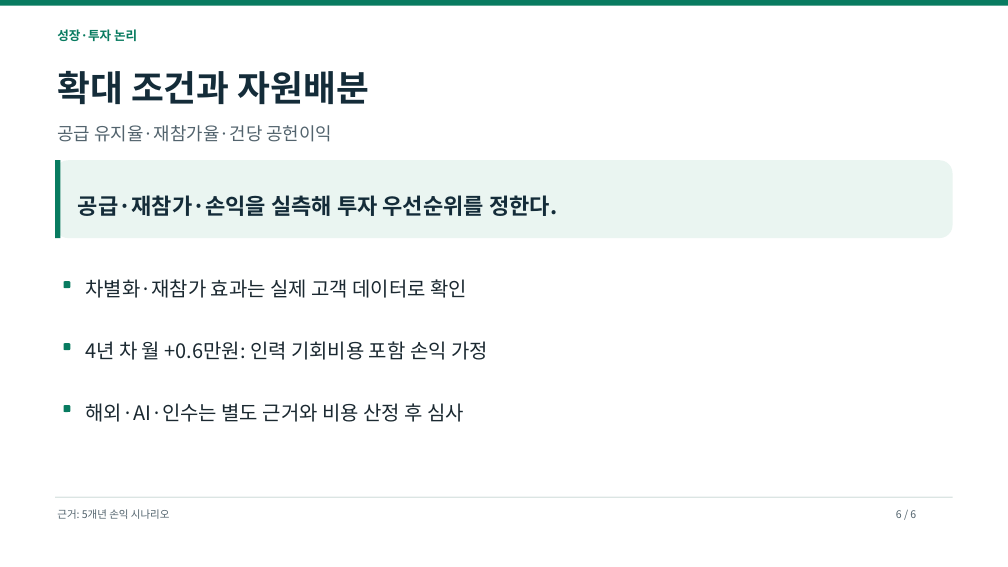
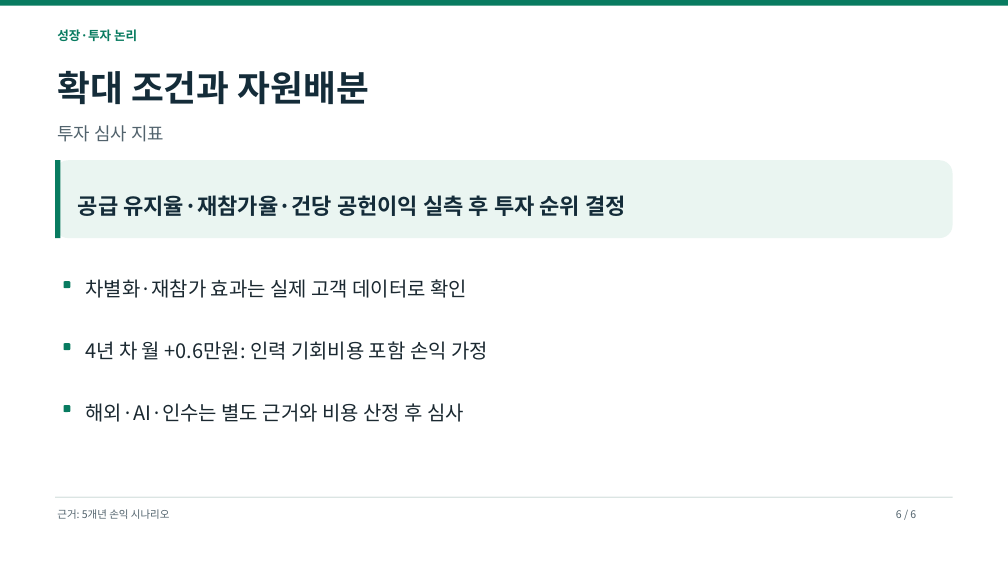
Before and after one commit to dohyunkimmm/footmate-case-study, a slide deck: slide 6 of src/case-study/downloads/footmate_strategy_p0_p2.pptx. Drawn at 1008x567 pixels with LibreOffice and Linux fonts; fonts in the diff are those of the drawing. Boxes give left, top, right and bottom in pixels: in the first picture for what was removed or moved away, otherwise in the second. Text is boxed around its words. In the diff, an @@ line names an element or a change of style, - is before the commit and + after.

```diff
--- a/src/case-study/downloads/footmate_strategy_p0_p2.pptx
+++ b/src/case-study/downloads/footmate_strategy_p0_p2.pptx
@@ text at bbox=[57, 125, 164, 142]: text changed @@
-공급 유지율·재참가율·건당 공헌이익
+투자 심사 지표
@@ text at bbox=[78, 195, 626, 216]: text changed @@
-공급·재참가·손익을 실측해 투자 우선순위를 정한다.
+공급 유지율·재참가율·건당 공헌이익 실측 후 투자 순위 결정
```
Also in this commit, not shown: 5 other slides changed, 15 other files.
